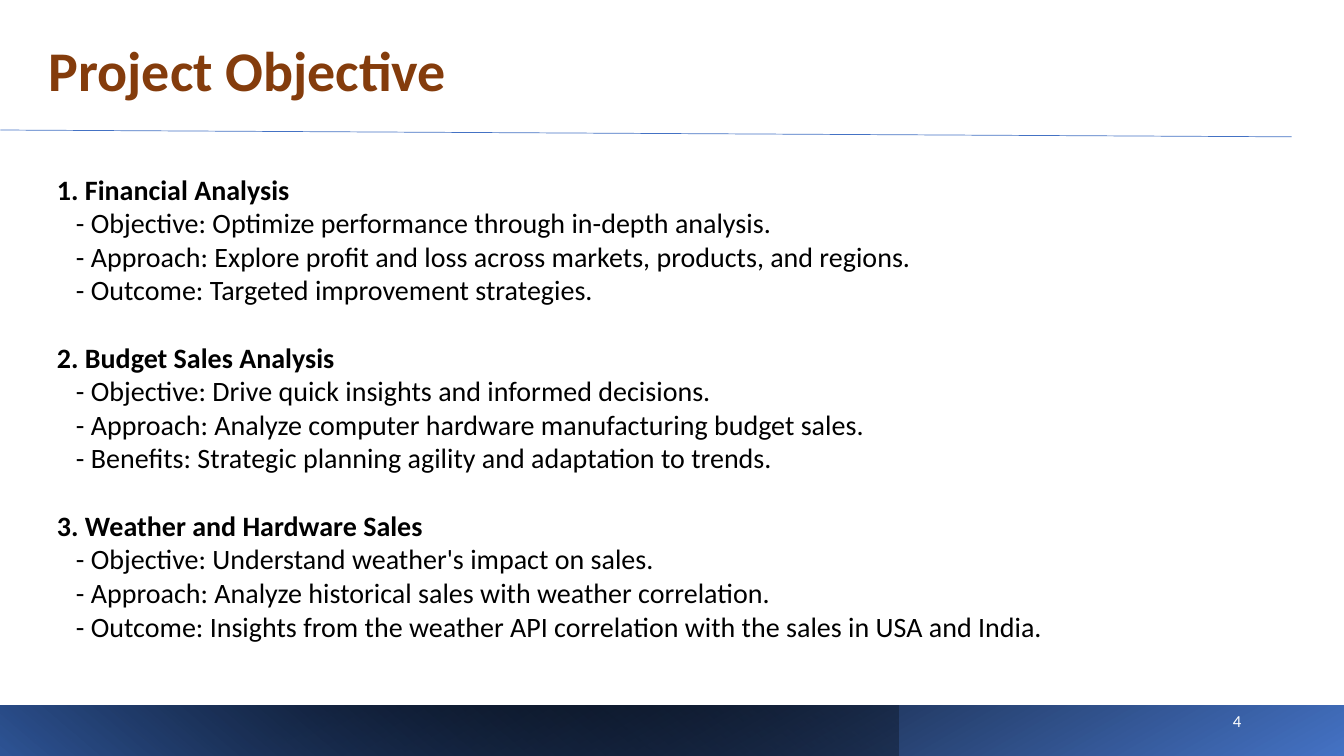
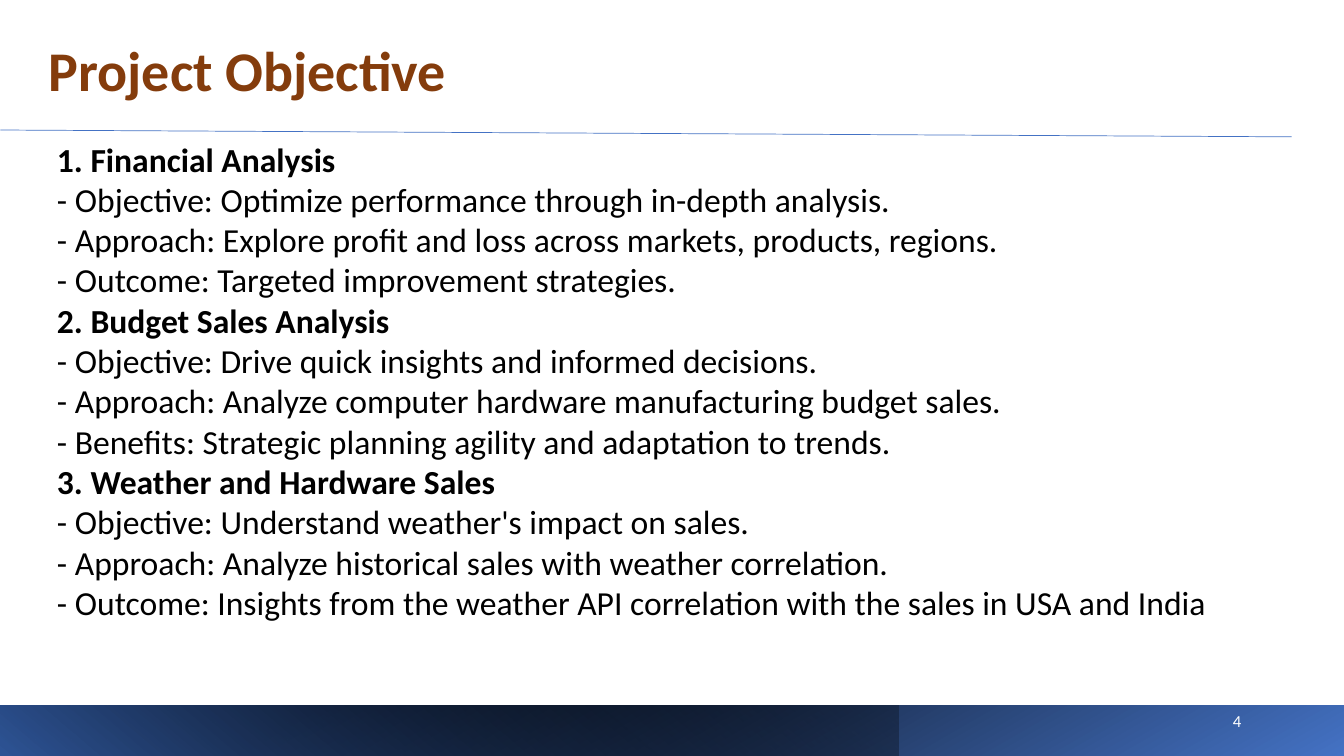
Before and after one commit to Namrata-Patel/AIM-5001, a slide deck: slide 4 of Final_Project/DAM - Final Project Presentation.pptx. Drawn at 1344x756 pixels with LibreOffice and Linux fonts; fonts in the diff are those of the drawing. Boxes give left, top, right and bottom in pixels: in the first picture for what was removed or moved away, otherwise in the second. Text is boxed around its words. In the diff, an @@ line names an element or a change of style, - is before the commit and + after.

Commit message:
- Finish the formatting

```diff
--- a/Final_Project/DAM - Final Project Presentation.pptx
+++ b/Final_Project/DAM - Final Project Presentation.pptx
@@ text at bbox=[57, 148, 1000, 581]: size 20 to 24 pt in "1. Financial Analysis", "- Objective: Optimize performance through in-depth analysis.", "- Outcome: Targeted improvement strategies.", "2. Budget Sales Analysis" and 6 more places @@
@@ text at bbox=[75, 228, 997, 258]: text changed; size 20 to 24 pt @@
-- Approach: Explore profit and loss across markets, products, and regions.
+- Approach: Explore profit and loss across markets, products, regions.
@@ text at bbox=[75, 591, 1206, 621]: text changed; size 20 to 24 pt @@
-- Outcome: Insights from the weather API correlation with the sales in USA and India.
+- Outcome: Insights from the weather API correlation with the sales in USA and India
```
Also in this commit, not shown: 19 other slides changed, 1 slide added.
